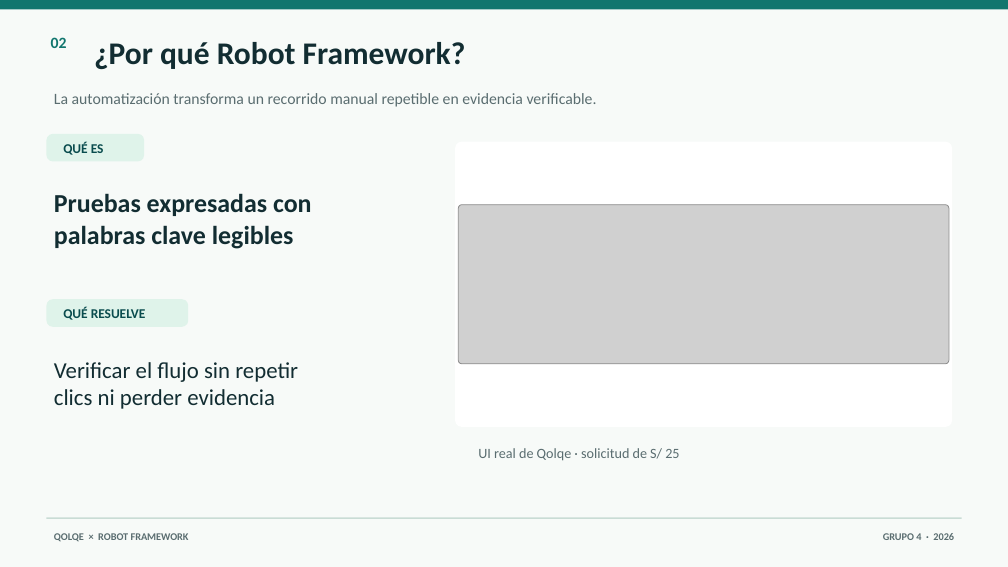
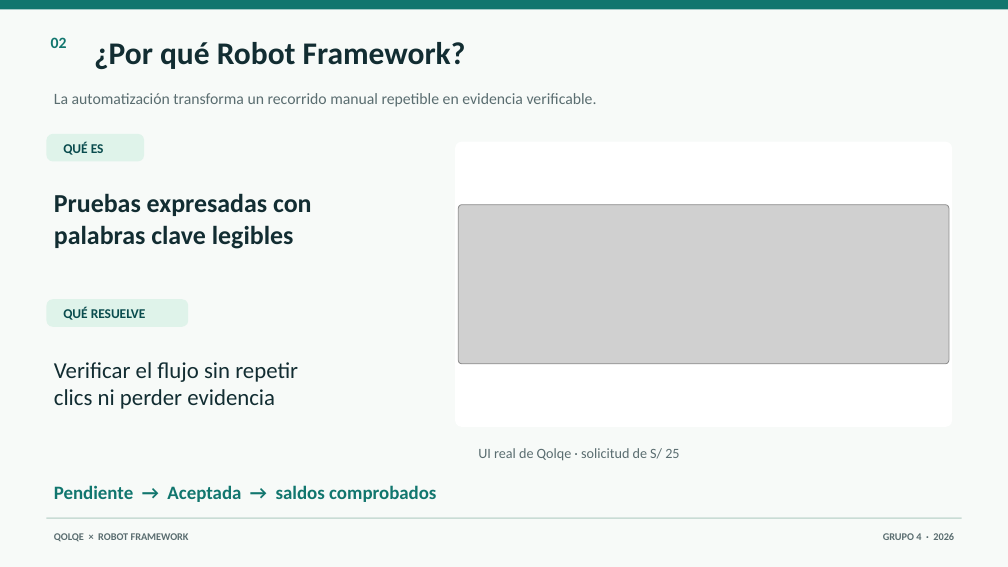
Before and after one commit to Joharjbe/qolqe-wallet, a slide deck: slide 2 of docs/Presentacion_Robot_Framework_G4_visual.pptx. Drawn at 1008x567 pixels with LibreOffice and Linux fonts; fonts in the diff are those of the drawing; grey boxes stand for pictures. Boxes give left, top, right and bottom in pixels: in the first picture for what was removed or moved away, otherwise in the second. Text is boxed around its words. In the diff, an @@ line names an element or a change of style, - is before the commit and + after.

Commit message:
Align visible slide text with presentation script

```diff
--- a/docs/Presentacion_Robot_Framework_G4_visual.pptx
+++ b/docs/Presentacion_Robot_Framework_G4_visual.pptx
@@ text added at box(54, 485, 436, 502), 18 pt, text #11766E, bold @@
+Pendiente → Aceptada → saldos comprobados
```
Also in this commit, not shown: 9 other slides changed, 1 other file.
